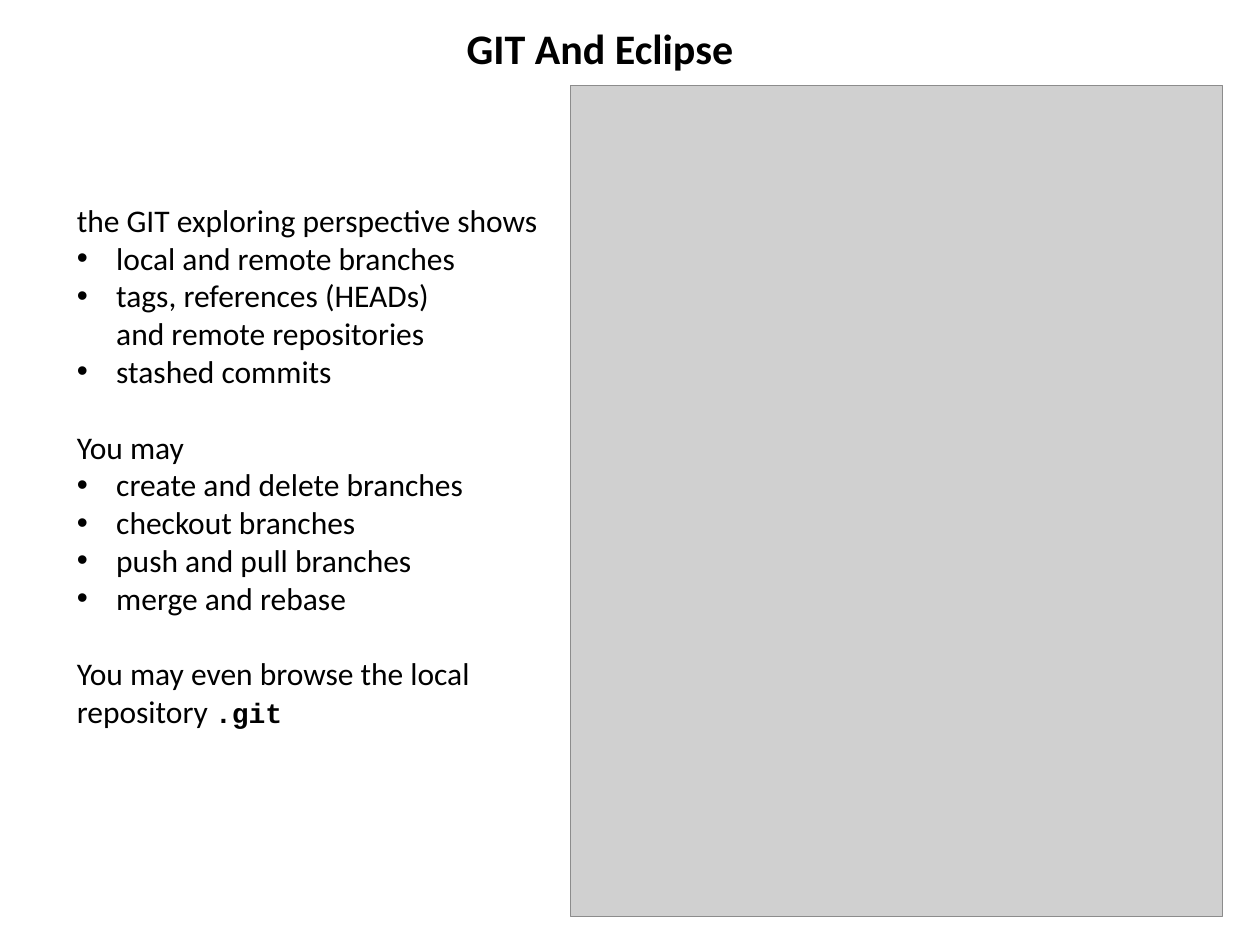
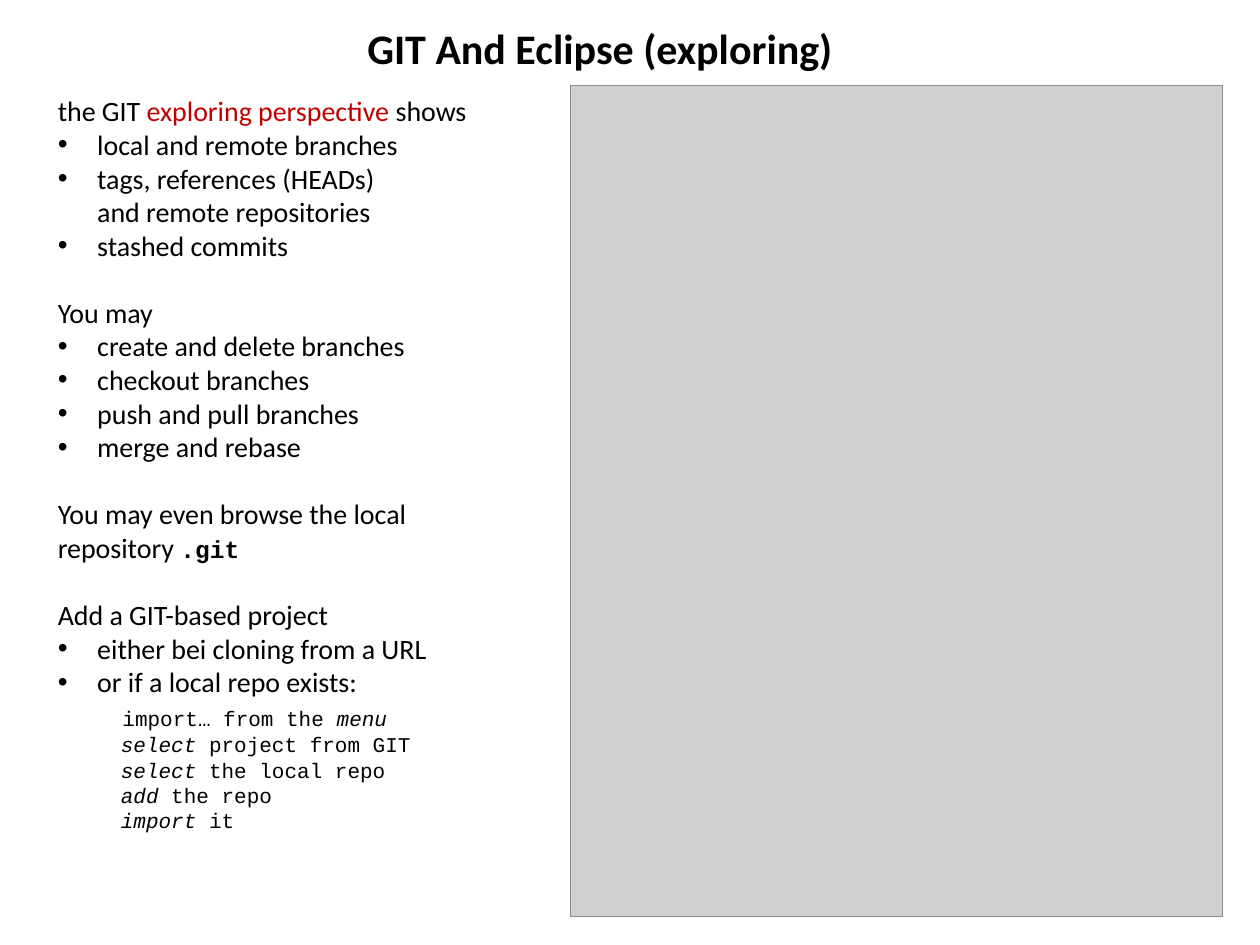
Before and after one commit to hanbei/git_tutorial, a slide deck: slide 21 of architektur.pptx (slide 22 before the commit). Drawn at 1260x945 pixels with LibreOffice and Linux fonts; fonts in the diff are those of the drawing; grey boxes stand for pictures. Boxes give left, top, right and bottom in pixels: in the first picture for what was removed or moved away, otherwise in the second. Text is boxed around its words. In the diff, an @@ line names an element or a change of style, - is before the commit and + after.

```diff
--- a/architektur.pptx
+++ b/architektur.pptx
@@ title at [367,33,832,71]: text changed @@
-GIT And Eclipse
+GIT And Eclipse (exploring)
@@ text "the GIT exploring perspective shows": place and size @@
-text "the GIT exploring perspective shows" at [77,210,537,729]
+text "the GIT exploring perspective shows" at [58,101,467,833]
@@ text at [58,101,467,564]: size 18 to 16 pt in "the GIT exploring perspective shows", "local and remote branches", "tags, references (HEADs) and remote repositories", "stashed commits" and 6 more places; text colour #000000 to #C00000 in "exploring perspective"; size 16 to 14 pt in ".git" @@
@@ text at [58,605,426,833]: paragraphs added @@
+Add a GIT-based project
+• either bei cloning from a URL
+• or if a local repo exists:
+  import… from the menu
+  select project from GIT
+  select the local repo
+  add the repo
+  import it
```
Also in this commit, not shown: 19 other slides changed, 6 slides added, 3 slides removed, 1 other file.
